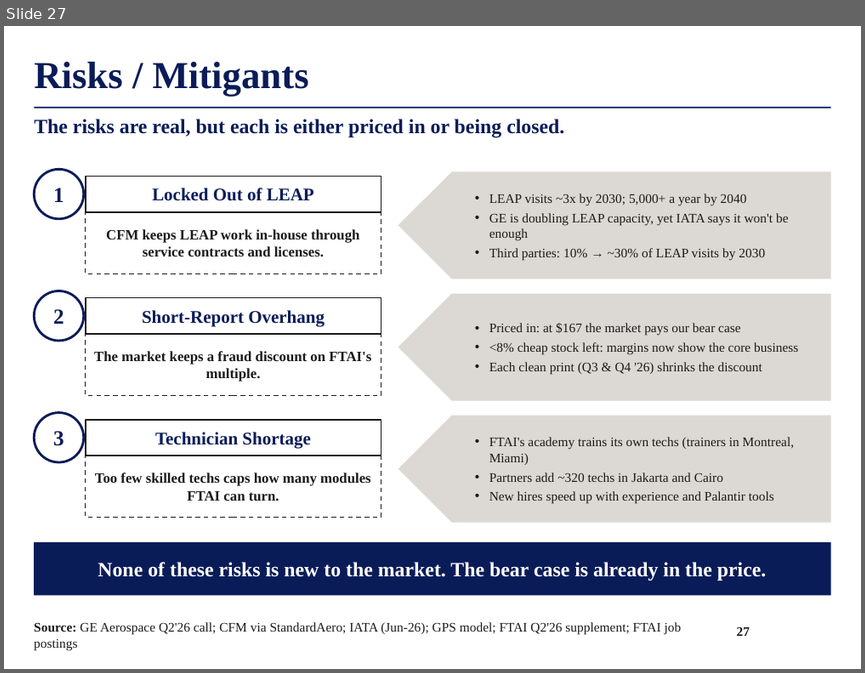
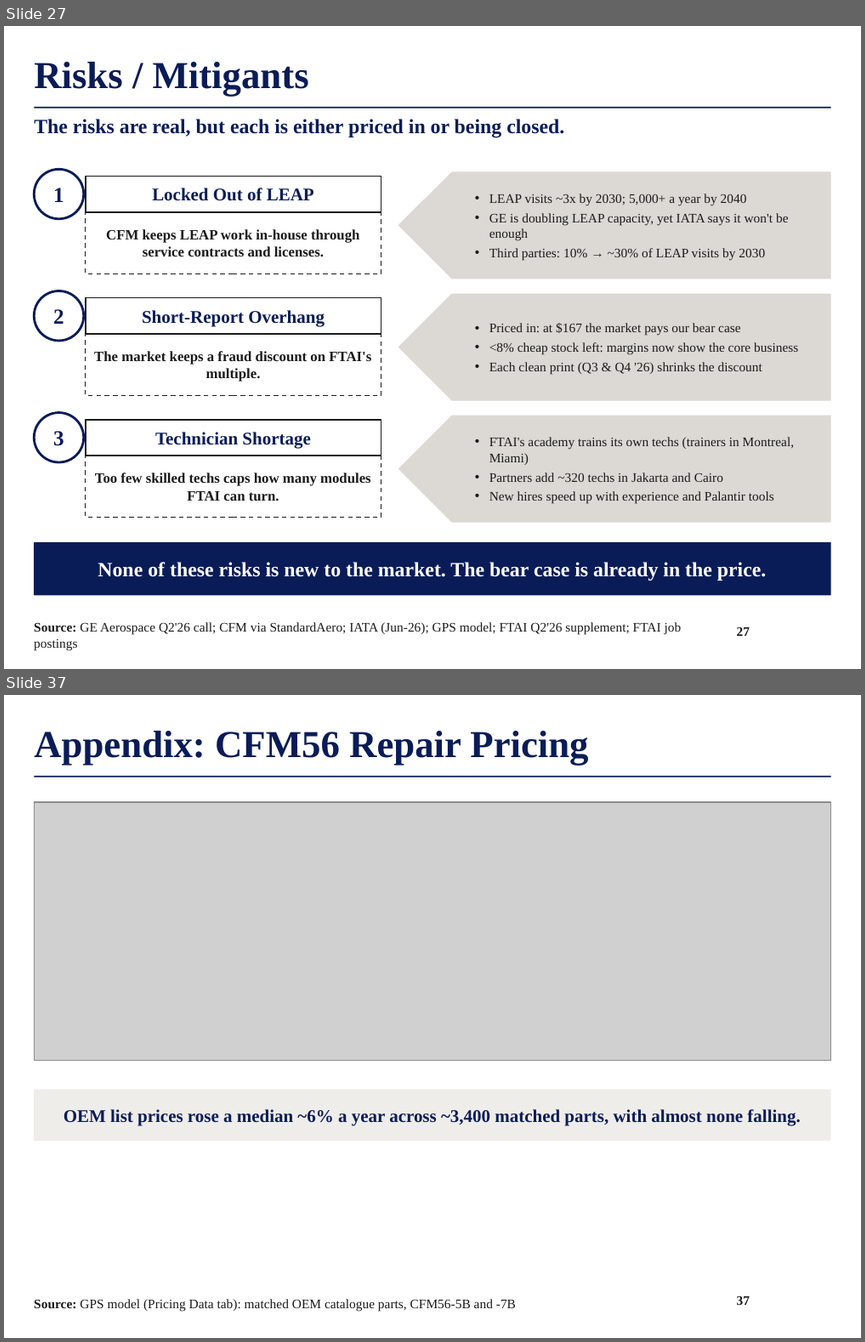
Before and after one commit to maxlsmls-dot/SPOT, a slide deck: deck/FTAI_Long_Pitch.pptx. Shown one above the other, each under a label of ours: slide 27 before the commit, slides 27 and 37 after it; the slides between them are not shown. The pictures are 865x673 and 865x1342 pixels, drawn with LibreOffice and Linux fonts; fonts in the diff are those of the drawing; grey boxes stand for pictures; background and template pictures are left out. Boxes give left, top, right and bottom in pixels: in the first picture for what was removed or moved away, otherwise in the second. Text is boxed around its words. In the diff, an @@ line names an element or a change of style, - is before the commit and + after.

```diff
--- a/deck/FTAI_Long_Pitch.pptx
+++ b/deck/FTAI_Long_Pitch.pptx
@@ slide 37 added at (4,695,861,1338), background #FFFFFF; not listed: 1 template element that a slide beside it also shows @@
@@ title added at (34,731,588,765), 32 pt, text #0A1C58, bold @@
+Appendix: CFM56 Repair Pricing
@@ picture added at (34,802,831,1060) @@
@@ rectangle added at (34,1089,831,1140), fill #EFEDEA, 15 pt, text #0A1C58, bold @@
+OEM list prices rose a median ~6% a year across ~3,400 matched parts, with almost none falling.
@@ text added at (34,1299,516,1311), 11 pt, text #1A1A1A @@
+Source: GPS model (Pricing Data tab): matched OEM catalogue parts, CFM56-5B and -7B
@@ page number added at (737,1295,749,1304), 11 pt, text #1A1A1A, bold @@
+37
```
Also in this commit, not shown: 9 other slides added, 12 other files.
